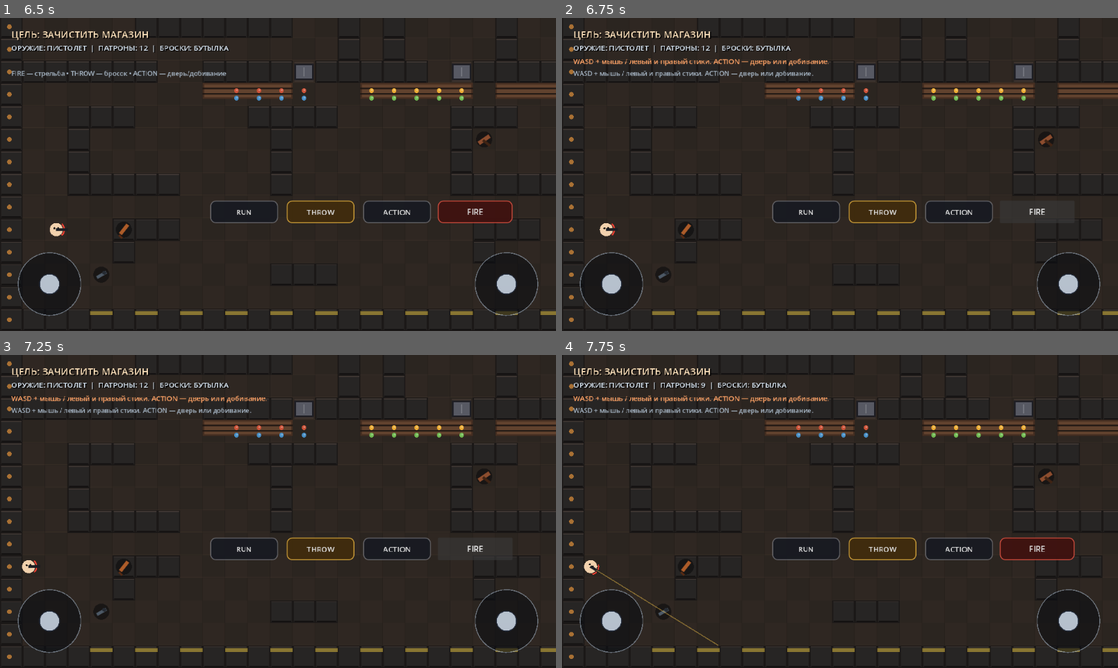
Above: before the commit, frames 1-4 (two rows, left to right).
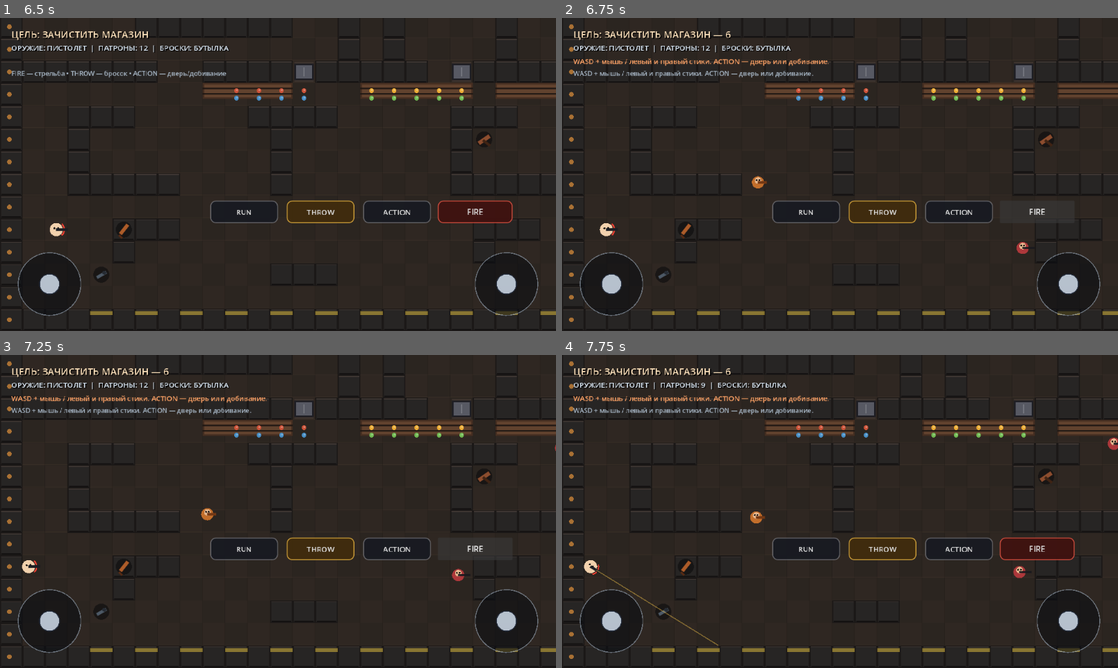
Above: after the commit, the same moments.

Repository: masterofmagic234/Arkon
Game: Godot game, scene res://scenes/level3_store.tscn
The game is run twice, just before and just after one commit, with the same random seed, the same clock (stepped at 60 frames per second) and the same inputs.
Inputs (mouse positions are in pixels of both pictures, inside the frame that each line leads up to):
- Up to frame 1 (6.5 s): click "FIRE" at 0.5 s; click "ACTION" at 1.25 s; click "THROW" at 2 s; click "RUN" at 2.75 s; tap Enter at 3.5 s; drag from (50, 284) to (122, 230) at 3.52 s; drag from (505, 284) to (122, 230) at 4.27 s; move the mouse to (333, 105) at 5.02 s; hold D (l3_move_right) 5.03-5.75 s; hold Q 5.03-5.75 s; tap Space at 5.75 s; drag from (250, 237) to (483, 140) at 5.77 s
- Up to frame 2 (6.75 s): tap Enter at 6.5, 6.6 s; move the mouse to (1006, 221) at 6.52 s; hold A (l3_move_left) from 6.53 s (still down)
- Up to frame 3 (7.25 s): keep holding A (l3_move_left); tap Space at 6.77 s
- Up to frame 4 (7.75 s): release A (l3_move_left) at 7.25 s; drag from (673, 464) to (662, 611) at 7.27 s

Frame 1 is identical in both runs. In frame 2, 0.2% of the frame differs, in the area x 27-84%, y 4-76%; in frame 3, 0.2%; in frame 4, 0.2%, in the area x 27-100%, y 4-72%.
Error before the commit: Parse Error: Cannot infer the type of "sees_target" variable because the value doesn't have a set type. (res://scripts/level3_enemy.gd:78)
Error after the commit: Invalid assignment of property or key 'position_drag_horizontal_enabled' with value of type 'bool' on a base object of type 'Camera2D'. (res://scripts/level3_s…

Commit message:
fix: explicitly type Level 3 enemy target visibility

Diff:
--- a/scripts/level3_enemy.gd
+++ b/scripts/level3_enemy.gd
@@ -75,7 +75,7 @@
         return
 
     var distance_to_target := global_position.distance_to(target.global_position)
-    var sees_target := distance_to_target <= vision_range and world.has_line_of_sight(global_position, target.global_position)
+    var sees_target: bool = distance_to_target <= vision_range and world.has_line_of_sight(global_position, target.global_position)
 
     if sees_target:
         state = State.ALERT
